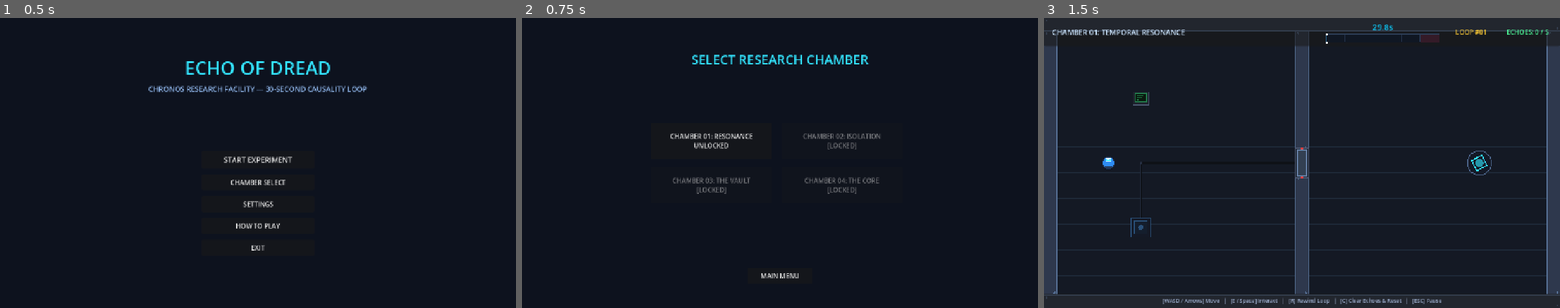
Above: before the commit, frames 1-3 (left to right).
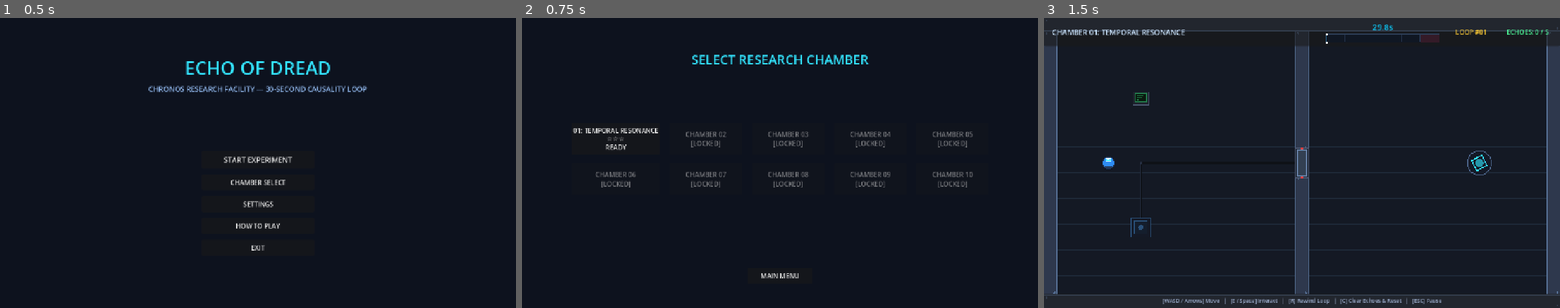
Above: after the commit, the same moments.

Repository: Ghostofzenin08/Echo_of_Dread
Game: Godot game, scene res://scenes/ui/main_menu.tscn
Same seed, same stepped clock (60 frames per second), same inputs: the game is played once before the commit and once after it.
Inputs:
- Up to frame 1 (0.5 s): no input
- Up to frame 2 (0.75 s): click "CHAMBER SELECT" at 0.5 s
- Up to frame 3 (1.5 s): click "CHAMBER 01: RESONANCE UNLOCKED" (after the commit: "01: TEMPORAL RESONANCE ☆☆☆ RE…") at 1.25 s

Frame 1 is identical in both runs. In frame 2, 2.5% of the frame differs, in the area x 9-88%, y 38-61%; in frame 3, nothing differs.

Commit message:
feat(ui): add sector pagination and 3-star ratings to level select

Diff:
--- a/scripts/ui/level_select.gd
+++ b/scripts/ui/level_select.gd
@@ -1,50 +1,112 @@
 class_name LevelSelect
 extends Control
 
-@onready var btn_level_1: Button = $GridContainer/Level1Button
-@onready var btn_level_2: Button = $GridContainer/Level2Button
-@onready var btn_level_3: Button = $GridContainer/Level3Button
-@onready var btn_level_4: Button = $GridContainer/Level4Button
+# LevelSelect: Sector-paginated level selection interface for all 50 Chambers across 5 Sectors.
+# Features 3-Star loop efficiency ratings, best times, and responsive cyber-tactile buttons.
+
+const ChamberDatabaseClass = preload("res://scripts/world/chamber_database.gd")
+
+@onready var title_label: Label = $Title
+@onready var star_count_label: Label = get_node_or_null("StarCountLabel")
+@onready var sector_container: HBoxContainer = get_node_or_null("SectorContainer")
+@onready var grid_container: GridContainer = $GridContainer
 @onready var back_button: Button = $BackButton
 
+var current_sector: int = 1
+
 func _ready() -> void:
-	_update_buttons()
 	if back_button:
 		back_button.pressed.connect(_on_back_pressed)
+	_setup_sector_tabs()
+	_update_sector_view()
 
-func _update_buttons() -> void:
-	var buttons: Array[Button] = [btn_level_1, btn_level_2, btn_level_3, btn_level_4]
-	var chamber_names := [
-		"01: RESONANCE",
-		"02: ISOLATION",
-		"03: THE VAULT",
-		"04: THE CORE"
-	]
+func _setup_sector_tabs() -> void:
+	if not sector_container:
+		return
+	for child in sector_container.get_children():
+		sector_container.remove_child(child)
+		child.queue_free()
 
-	for i in range(buttons.size()):
-		var btn := buttons[i]
-		if not btn:
-			continue
-		var lvl_num := i + 1
+	for s_id in range(1, 6):
+		var tab_btn := Button.new()
+		tab_btn.name = "SectorBtn%d" % s_id
+		var s_data: Dictionary = ChamberDatabaseClass.SECTORS.get(s_id, {})
+		var s_name: String = s_data.get("name", "SECTOR %d" % s_id)
+		var short_name: String = s_name.replace("SECTOR ", "SEC ")
+		tab_btn.text = short_name
+		tab_btn.custom_minimum_size = Vector2(160, 44)
+		tab_btn.pressed.connect(func():
+			current_sector = s_id
+			SoundManager.play_sfx("click")
+			_update_sector_view()
+		)
+		sector_container.add_child(tab_btn)
+
+func _update_sector_view() -> void:
+	if star_count_label and SaveManager:
+		var stars := SaveManager.get_total_stars()
+		star_count_label.text = "★ CHRONAL STARS: %d / 150" % stars
+
+	# Update sector buttons highlight
+	if sector_container:
+		for i in range(sector_container.get_child_count()):
+			var btn := sector_container.get_child(i) as Button
+			var s_id := i + 1
+			if s_id == current_sector:
+				btn.modulate = Color(0.2, 0.9, 1.0, 1.0)
+			else:
+				btn.modulate = Color(0.7, 0.75, 0.85, 0.8)
+
+	# Clear & populate grid
+	if not grid_container:
+		return
+
+	for child in grid_container.get_children():
+		grid_container.remove_child(child)
+		child.queue_free()
+
+	var chambers: Array = ChamberDatabaseClass.get_sector_chambers(current_sector)
+	grid_container.columns = 5
+
+	for c_id in chambers:
+		var c_data: Dictionary = ChamberDatabaseClass.get_chamber(c_id)
+		var btn := Button.new()
+		btn.name = "ChamberBtn%d" % c_id
+		btn.custom_minimum_size = Vector2(180, 80)
+
 		var is_unlocked := true
 		if SaveManager:
-			is_unlocked = SaveManager.is_level_unlocked(lvl_num)
-
-		for conn in btn.pressed.get_connections():
-			btn.pressed.disconnect(conn.callable)
+			is_unlocked = SaveManager.is_level_unlocked(c_id)
 
 		btn.disabled = not is_unlocked
 		if is_unlocked:
+			var stars := 0
 			var best_loops := 0
+			var best_time := 0.0
 			if SaveManager:
-				best_loops = SaveManager.get_best_loops(lvl_num)
+				stars = SaveManager.get_level_stars(c_id)
+				best_loops = SaveManager.get_best_loops(c_id)
+				best_time = SaveManager.get_best_time(c_id)
+
+			var star_str := ""
+			for s in range(stars):
+				star_str += "★"
+			for s in range(3 - stars):
+				star_str += "☆"
+
+			var c_title: String = c_data.get("title", "CHAMBER %02d" % c_id)
+			if c_title.begins_with("CHAMBER "):
+				c_title = c_title.substr(8)
+
 			if best_loops > 0:
-				btn.text = "CHAMBER %s\n★ BEST: %d LOOPS" % [chamber_names[i], best_loops]
+				btn.text = "%s\n%s\n%d LOOPS (%.1fs)" % [c_title, star_str, best_loops, best_time]
 			else:
-				btn.text = "CHAMBER %s\nUNLOCKED" % chamber_names[i]
-			btn.pressed.connect(func(): _load_level(lvl_num))
+				btn.text = "%s\n%s\nREADY" % [c_title, star_str]
+			btn.pressed.connect(func(): _load_level(c_id))
 		else:
-			btn.text = "CHAMBER %s\n[LOCKED]" % chamber_names[i]
+			btn.text = "CHAMBER %02d\n[LOCKED]" % c_id
+
+		grid_container.add_child(btn)
 
 func _load_level(idx: int) -> void:
 	SoundManager.play_sfx("click")
